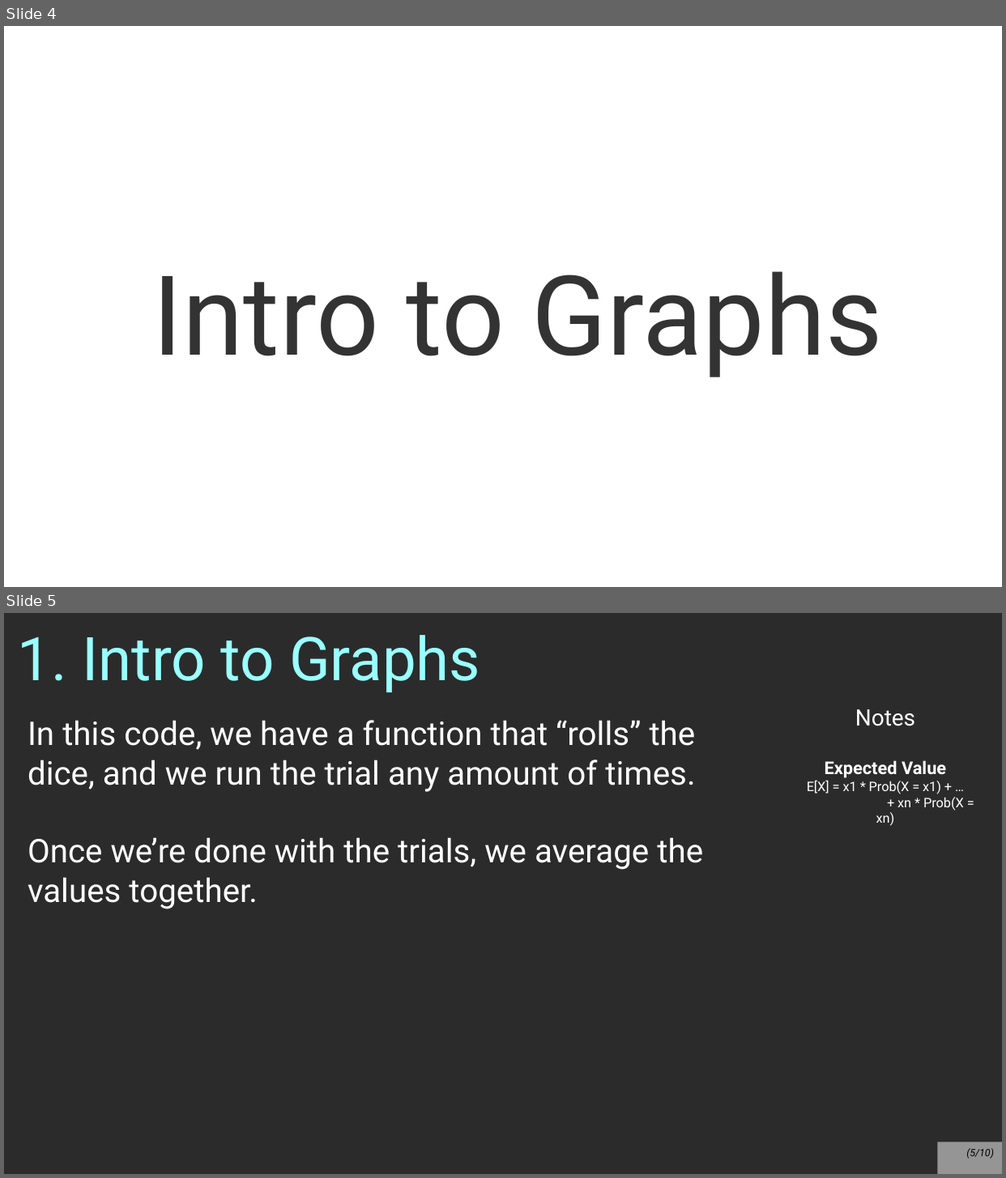
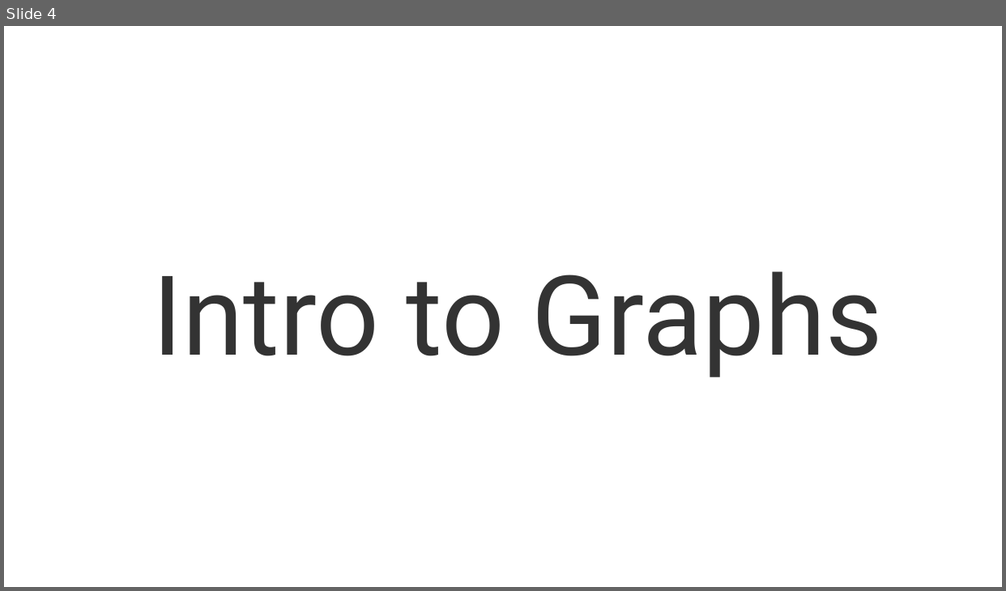
Before and after one commit to nguyenchithien/CS211-Discrete-Structures-II, a slide deck: Lectures/Lecture 7.1.odp. Shown one above the other, each under a label of ours: slides 4 and 5 before the commit, slide 4 after it. The pictures are 1006x1178 and 1006x591 pixels, drawn with LibreOffice and Linux fonts; fonts in the diff are those of the drawing; background and template pictures are left out; a plain dark background stands for a picture behind light text. Boxes give left, top, right and bottom in pixels: in the first picture for what was removed or moved away, otherwise in the second. Text is boxed around its words. In the diff, an @@ line names an element or a change of style, - is before the commit and + after.

```diff
--- a/Lectures/Lecture 7.1.odp
+++ b/Lectures/Lecture 7.1.odp
@@ slide 5 removed at (x1=4, y1=613, x2=1002, y2=1174), background picture (left out) @@
@@ title removed at (x1=18, y1=635, x2=480, y2=692) @@
-1. Intro to Graphs
@@ text removed at (x1=807, y1=709, x2=964, y2=826) @@
-Notes
-Expected Value
-E[X] = x1 * Prob(X = x1) + …
-+ xn * Prob(X = xn)
@@ text removed at (x1=27, y1=720, x2=703, y2=909) @@
-In this code, we have a function that “rolls” the dice, and we run the trial any amount of times.
-Once we’re done with the trials, we average the values together.
@@ page number removed at (x1=938, y1=1143, x2=1002, y2=1174) @@
-(5/10)
```
Also in this commit, not shown: 2 slides changed, 24 slides added, 4 other slides removed, 1 other file.
